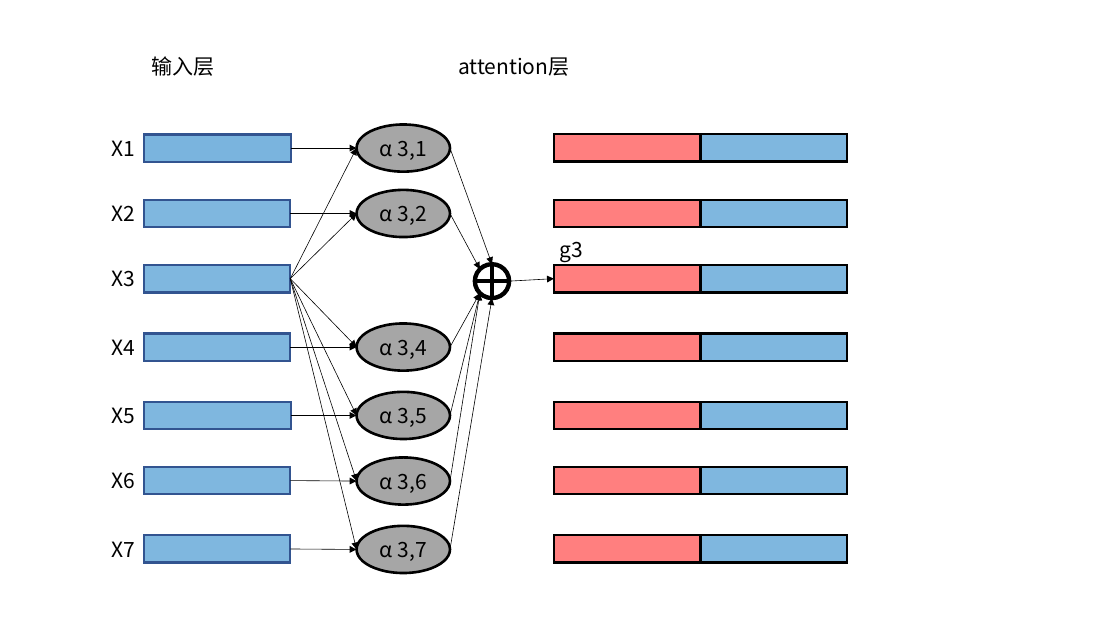
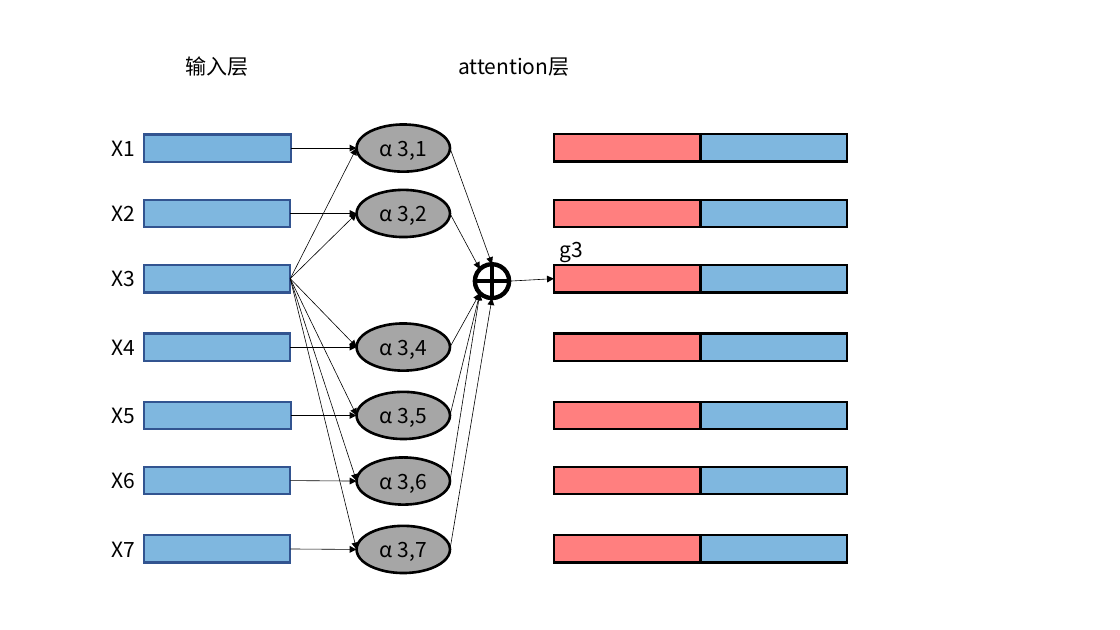
Before and after one commit to weixiao2333/zjuthesis-mphil, a slide deck: slide 3 of 论文图.pptx. Drawn at 1120x630 pixels with LibreOffice and Linux fonts; fonts in the diff are those of the drawing. Boxes give left, top, right and bottom in pixels: in the first picture for what was removed or moved away, otherwise in the second. Text is boxed around its words. In the diff, an @@ line names an element or a change of style, - is before the commit and + after.

```diff
--- a/论文图.pptx
+++ b/论文图.pptx
@@ text "输入层": place and size @@
-text "输入层" at (152,56,215,76)
+text "输入层" at (186,56,249,76)
```
Also in this commit, not shown: 2 other files.
